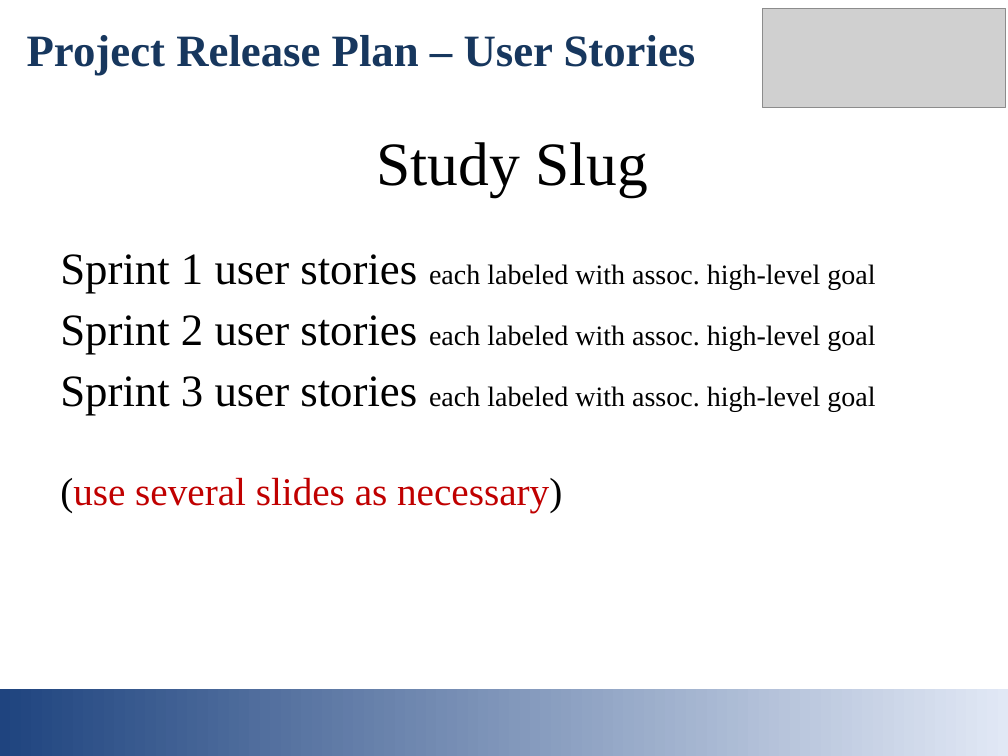
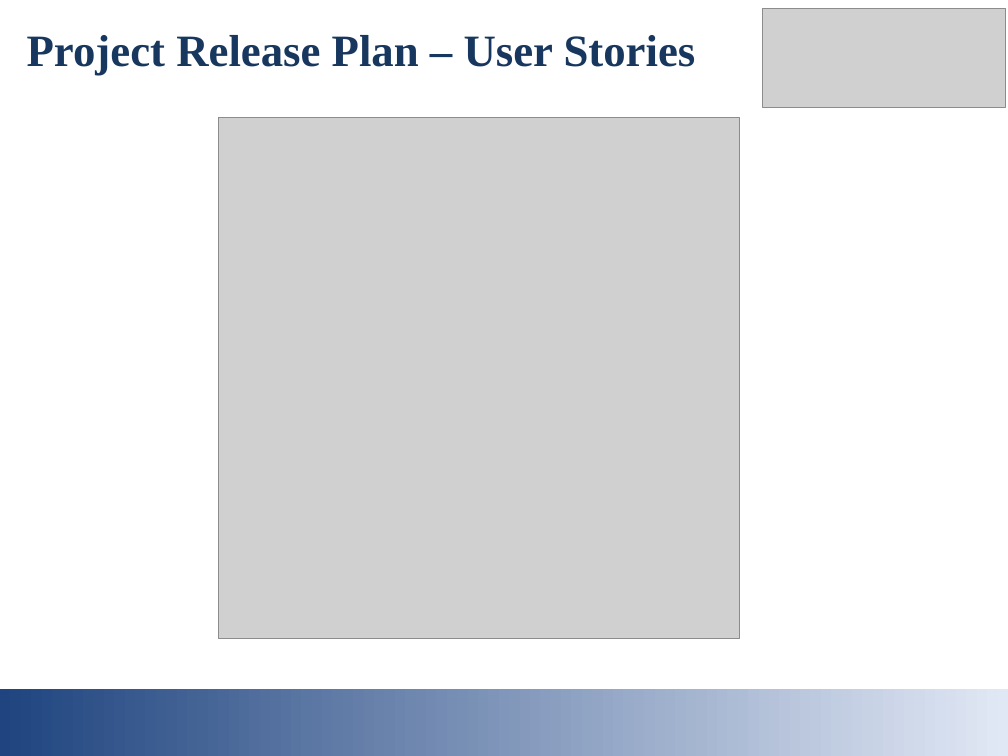
Before and after one commit to mmaall/StudySlug, a slide deck: slide 7 of documentation/studyslug_intro_slides.ppt (slide 3 before the commit). Drawn at 1008x756 pixels with LibreOffice and Linux fonts; fonts in the diff are those of the drawing; grey boxes stand for pictures. Boxes give left, top, right and bottom in pixels: in the first picture for what was removed or moved away, otherwise in the second. Text is boxed around its words. In the diff, an @@ line names an element or a change of style, - is before the commit and + after.

```diff
--- a/documentation/studyslug_intro_slides.ppt
+++ b/documentation/studyslug_intro_slides.ppt
@@ picture added at (x1=219, y1=118, x2=740, y2=639) @@
@@ title removed at (x1=376, y1=142, x2=648, y2=197) @@
-Study Slug
@@ text removed at (x1=60, y1=254, x2=875, y2=512) @@
-Sprint 1 user stories each labeled with assoc. high-level goal
-Sprint 2 user stories each labeled with assoc. high-level goal
-Sprint 3 user stories each labeled with assoc. high-level goal
-(use several slides as necessary)
```
Also in this commit, not shown: 2 other slides changed, 7 slides added.
